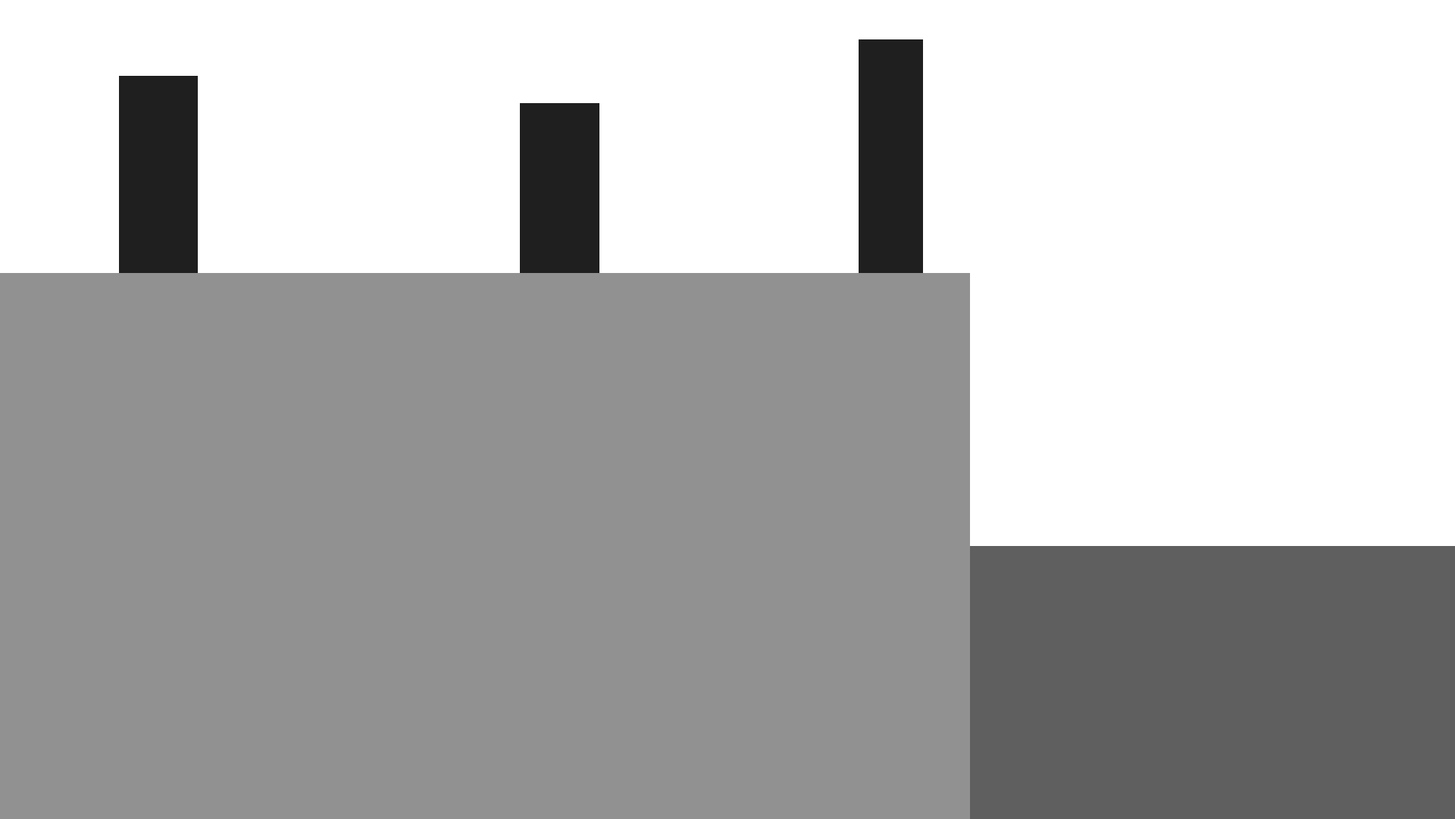
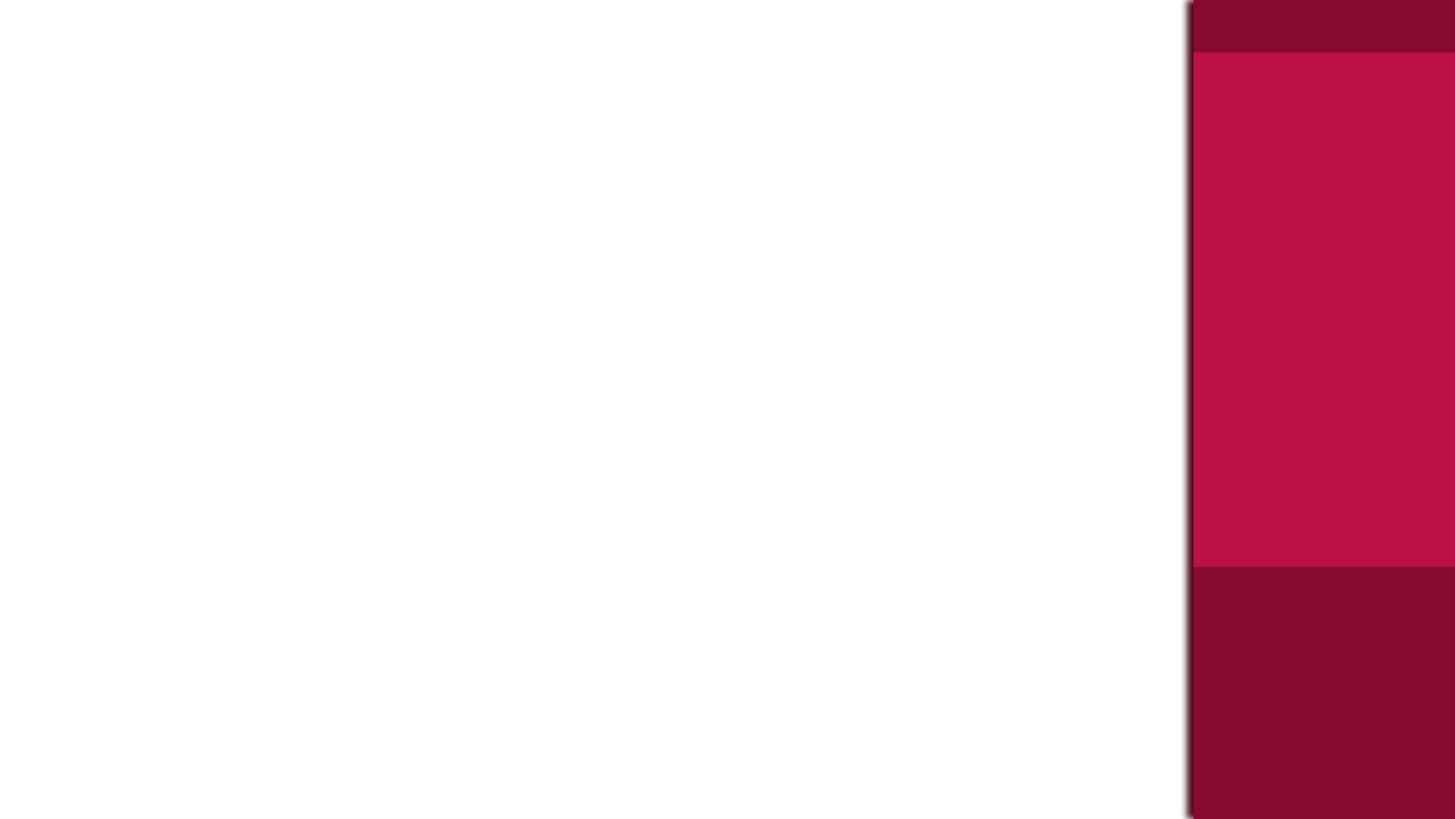
Revision of a layered (1455, 819) image; what changed, layer by layer:
removed layer "Layer 2" over left=0, top=39, right=971, bottom=819
painted on "Layer 1" over left=970, top=0, right=1455, bottom=819
